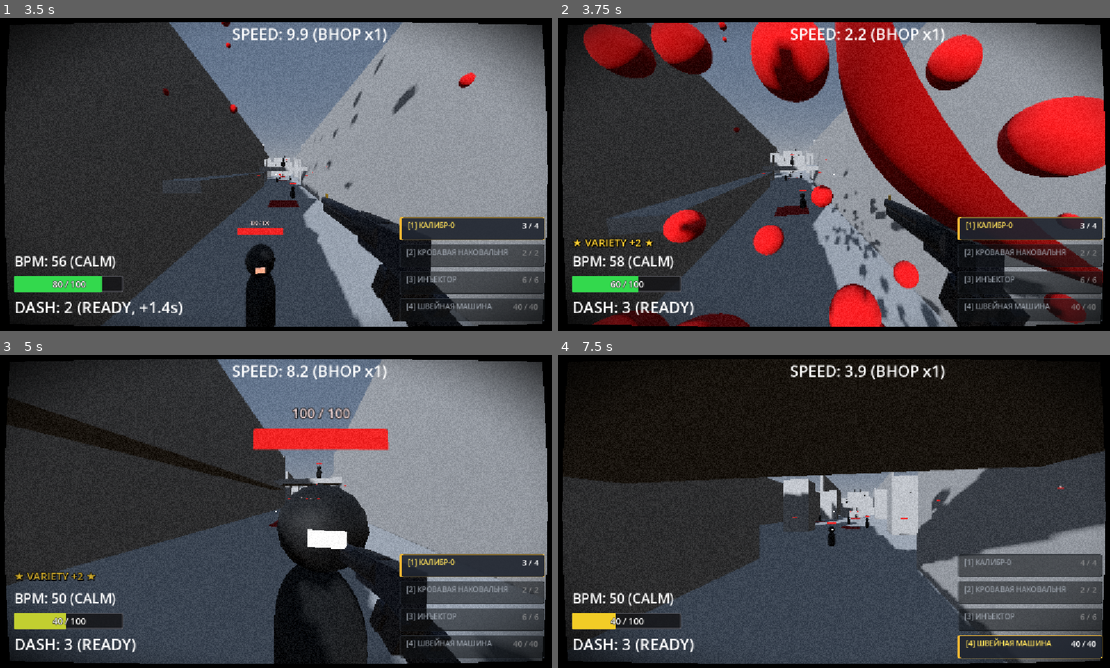
Above: before the commit, frames 1-4 (two rows, left to right).
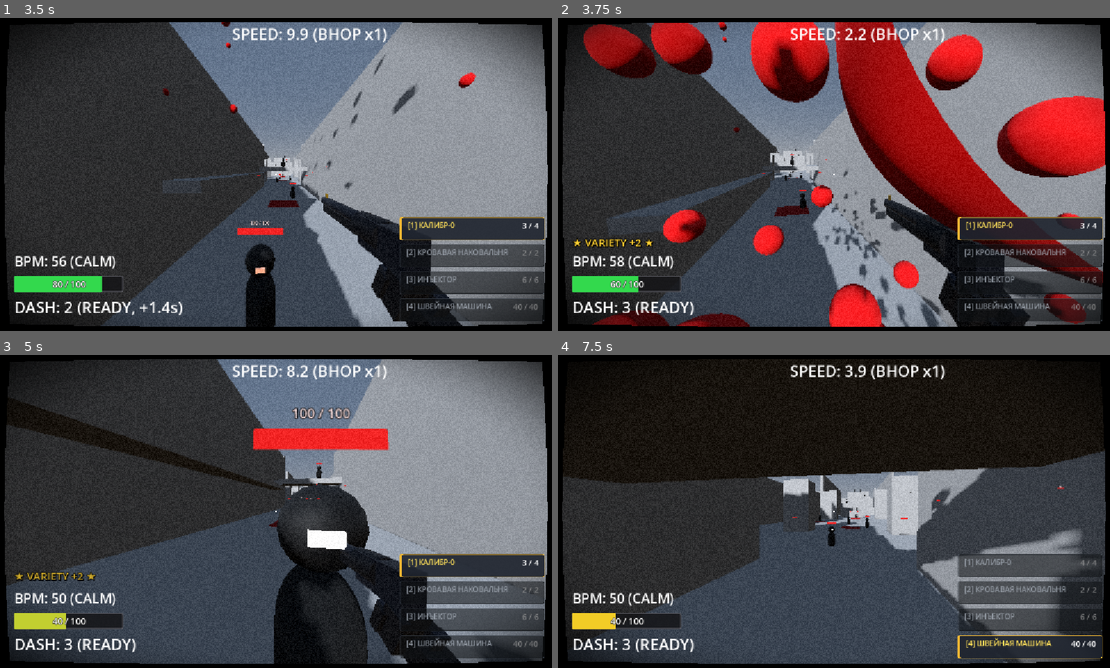
Above: after the commit, the same moments.

Repository: ggou3/voidkill
Game: Godot game, scene res://test_arena.tscn
Two runs of this game, one before a commit and one after it. Both use one fixed random seed, a clock stepped at 60 frames per second and the inputs below. This scene is started directly instead of the project's main scene.
Inputs (mouse positions are in pixels of both pictures, inside the frame that each line leads up to):
- Up to frame 1 (3.5 s): tap Enter at 0.5 s; move the mouse to (309, 174) at 0.52 s; hold Right mouse button (alt_fire) 0.53-1.28 s; hold W (move_forward) from 0.53 s (still down); tap Space (jump) at 0.77, 1.52, 3.02 s; move the mouse to (248, 174) at 1.27 s; tap Shift (dash) at 1.35 s; move the mouse to (292, 168) at 2.02 s; hold F (melee) 2.03-2.78 s; move the mouse to (270, 180) at 2.77 s; click (270, 180) at 2.85 s
- Up to frame 2 (3.75 s): keep holding W (move_forward); move the mouse to (878, 177) at 3.52 s; hold C (slam) from 3.53 s (still down)
- Up to frame 3 (5 s): keep holding W (move_forward); tap Space (jump) at 3.77, 4.52 s; move the mouse to (231, 508) at 4.27 s; release C (slam) at 4.28 s; tap Ctrl (slide) at 4.35 s
- Up to frame 4 (7.5 s): move the mouse to (839, 511) at 5.02 s; tap 1 at 5.1 s; move the mouse to (811, 505) at 5.77 s; release W (move_forward) at 5.78 s; hold D (move_right) 5.78-6.53 s; tap 2 at 5.85 s; tap Space (jump) at 6.02, 6.77 s; move the mouse to (867, 511) at 6.52 s; hold W (move_forward) from 6.53 s (still down); tap 3 at 6.6 s; move the mouse to (806, 511) at 7.27 s; tap 4 at 7.35 s

Frame 1 is identical in both runs. In frame 2, less than 0.1% of the frame differs, in the area x 29-99%, y 2-95%; in frame 3, less than 0.1%; in frame 4, 2.2%, in the area x 64-100%, y 53-90%.

Commit message:
Apply combat_momentum multiplier to kill BPM gains and update HUD Blood Surf label (Step 2)

Diff:
--- a/enemy.gd
+++ b/enemy.gd
@@ -1460,7 +1460,8 @@
 		if player.skills.has_method("record_kill_bpm"):
 			player.skills.record_kill_bpm(weapon_used, was_killed_by_shockwave)
 		else:
-			player.skills.add_bpm(8.0 if was_killed_by_shockwave else 5.5)
+			var mult: float = player.skills.combat_momentum if "combat_momentum" in player.skills else 1.0
+			player.skills.add_bpm((8.0 if was_killed_by_shockwave else 5.5) * mult)
 
 	if hp_sprite:
 		hp_sprite.visible = false
--- a/player.gd
+++ b/player.gd
@@ -228,7 +228,7 @@
 		var blood_surf = is_sliding and is_on_blood
 		blood_buff_label.visible = blood_surf
 		if blood_surf:
-			blood_buff_label.text = "★ BLOOD SURF (+2 BPM/s) ★"
+			blood_buff_label.text = "★ BLOOD SURF (MOMENTUM +5%) ★"
 
 	if post_process_rect and post_process_rect.material:
 		post_process_rect.material.set_shader_parameter("player_speed", current_speed)
--- a/skill_manager.gd
+++ b/skill_manager.gd
@@ -139,7 +139,11 @@
 	if weapon_type != "":
 		last_kill_weapon = weapon_type
 
-	var total_bpm = base_bpm + bonus_bpm
+	var total_bpm = (base_bpm + bonus_bpm) * combat_momentum
+	if combat_momentum > 1.0:
+		print("[COMBAT MOMENTUM] x%.2f applied: +%.1f -> +%.1f BPM" % [
+			combat_momentum, base_bpm + bonus_bpm, total_bpm
+		])
 	add_bpm(total_bpm)
 	return total_bpm
 
Not shown, changed: DESIGN.md
